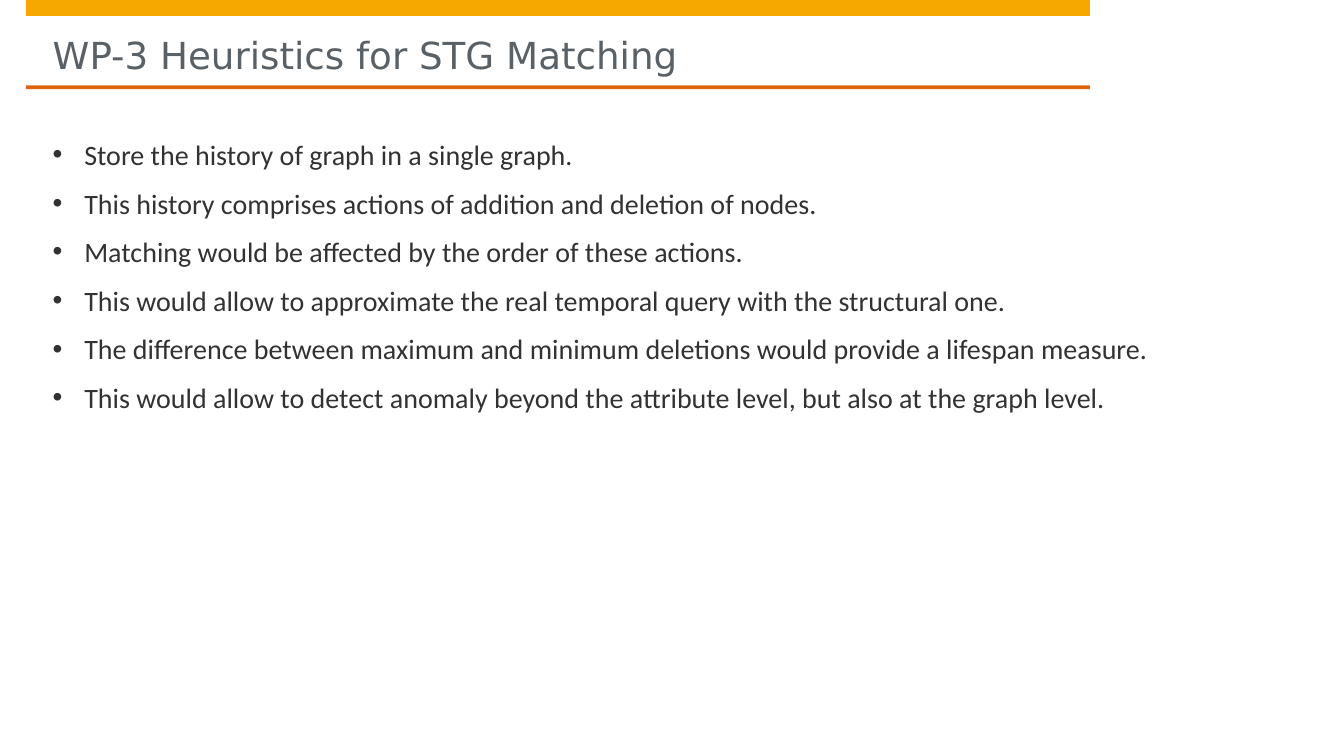
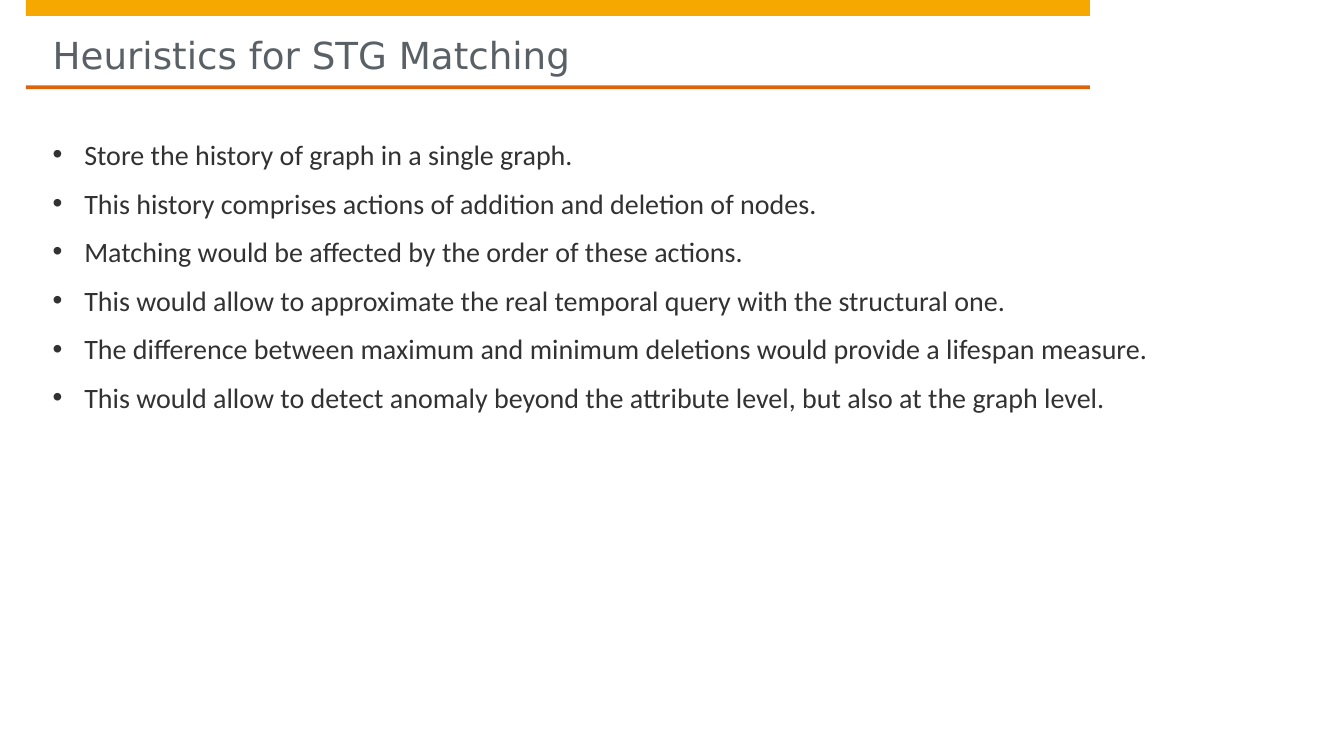
Before and after one commit to hpi-sam/Spatio-Temporal-Graphs, a slide deck: slide 16 of project scope/0. Project Scope.pptx (slide 13 before the commit). Drawn at 1344x756 pixels with LibreOffice and Linux fonts; fonts in the diff are those of the drawing; background and template pictures are left out. Boxes give left, top, right and bottom in pixels: in the first picture for what was removed or moved away, otherwise in the second. Text is boxed around its words. In the diff, an @@ line names an element or a change of style, - is before the commit and + after.

```diff
--- a/project scope/0. Project Scope.pptx
+++ b/project scope/0. Project Scope.pptx
@@ title at <box>53,40,570,77</box>: text changed @@
-WP-3 Heuristics for STG Matching
+Heuristics for STG Matching
```
Also in this commit, not shown: 4 other slides changed, 3 slides added.
